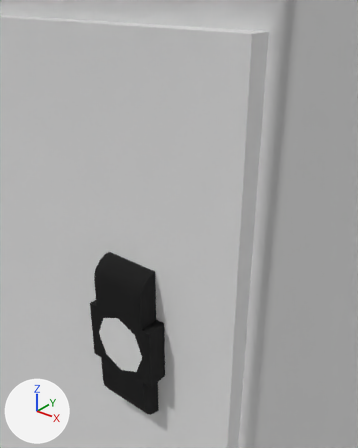
A saved change to the COLLADA model scenery/reds_panels_and_operators/models/main_panel_small_plain.dae.
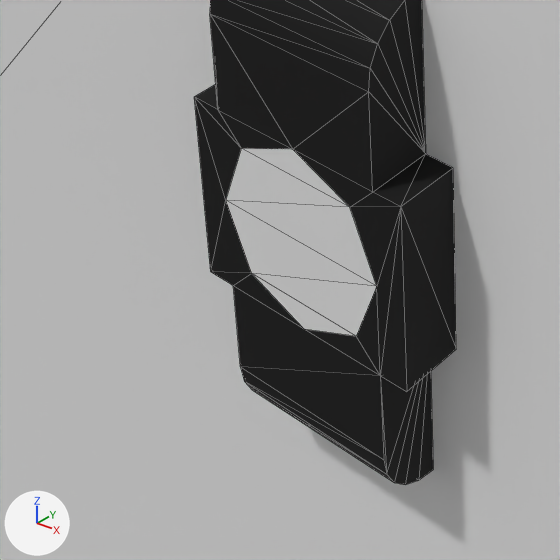
There are two pictures of each version: one from a camera (50 mm lens) standing at (0.2204, -0.1165, 0.4555) and looking at (0.1229, 0.0053, 0.3799), one close up on the part from 10% to 54% of the width and 61% to 97% of the height. Arrows for +X, +Y and +Z are at lower left; the lights stay in place. The close-ups show mesh edges as thin lines. Where no turn or scale is listed for an object, it has been applied to the vertices. Vertices at the same position are counted once.

Objects in the first close-up: 'panel', 'panel_door_lock'.
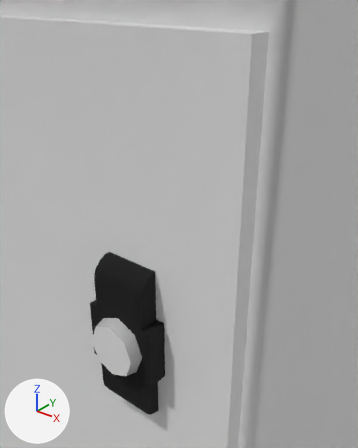
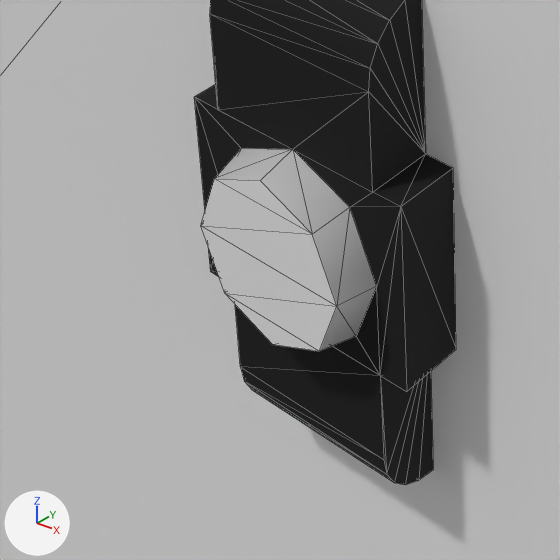
Where the change shows, as pixel boxes [x1, y1, x2, y2] in the close-ups (560 x 560 px):
part 1 of me_panel_door_lock, built on: before [196, 14, 377, 336]; after [196, 14, 377, 351]

The change in detail:
me_panel_door_lock is used by ob_panel_door_lock; location (0.1084, -0.015, 0.3127).
me_panel_door_lock had 48 vertices, 82 faces and spanned x -0.0035..0.0245, y -0.0075..0.0, z 0.0..0.06.
me_panel_door_lock now has 56 vertices, 98 faces and spans x -0.0035..0.0245, y -0.0119..0.0, z 0.0..0.06.
Part 1, on me_panel_door_lock:
10 faces are deleted.
8 vertices are added at x 0.001..0.0199, y -0.0119, z 0.0199..0.0401.
4 new faces join them, mat_black (black #000000).
6 new faces join them, mat_key_hole_displacement (its picture is missing).
16 new faces join them, mat_silver (light grey #c0c0c0).
me_panel_door_lock now uses material mat_silver (light grey #c0c0c0).
